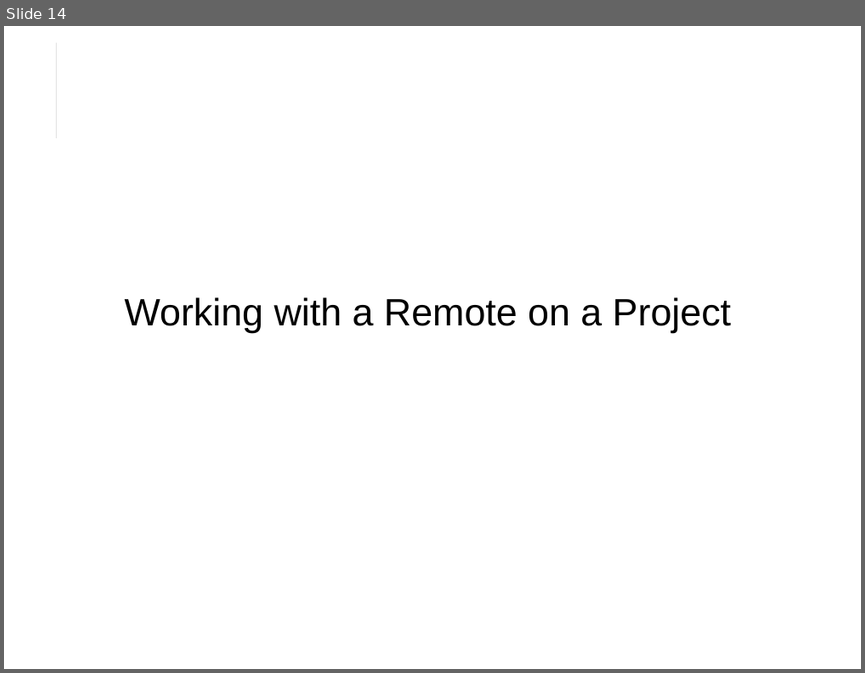
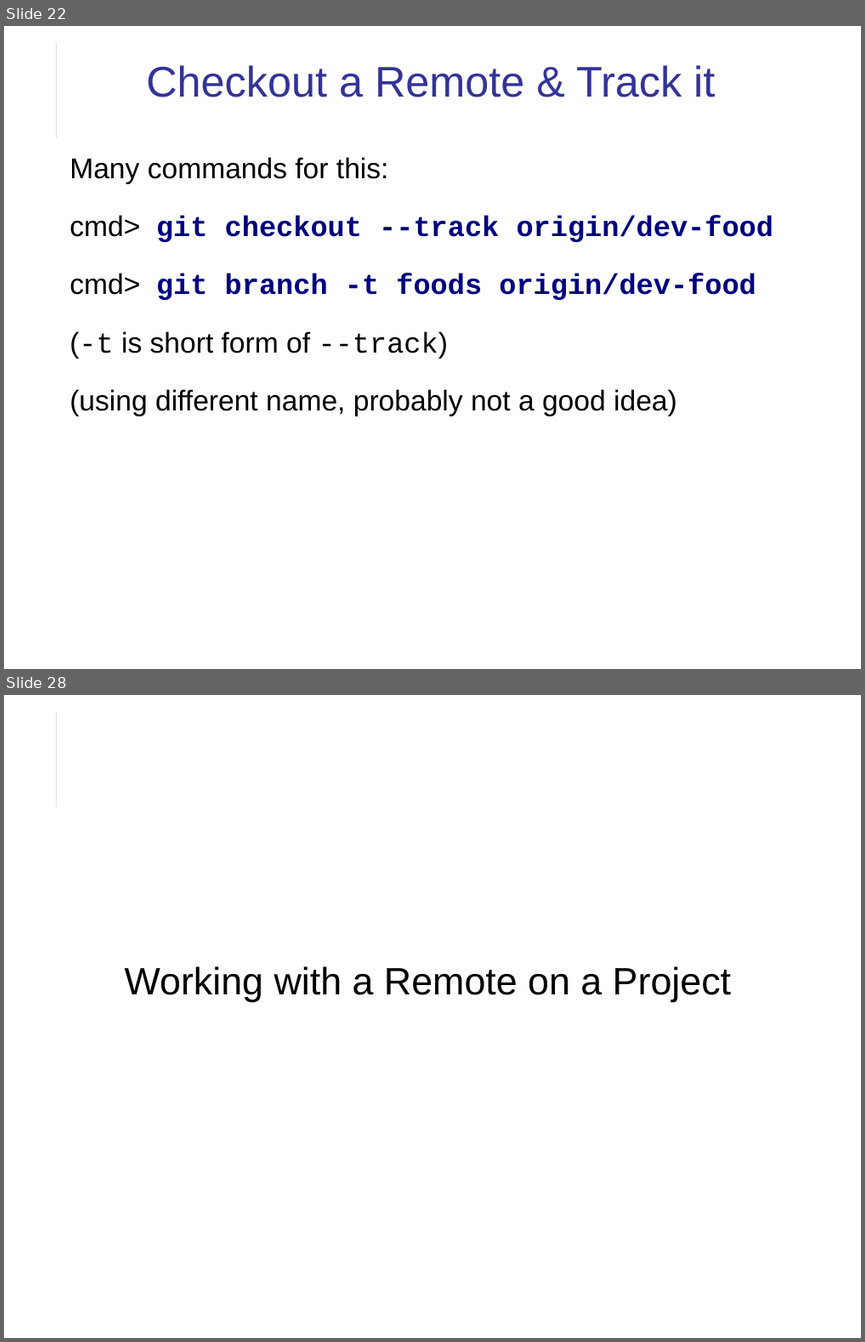
Before and after one commit to cpske/ISP, a slide deck: git/Git-Remotes.odp. Shown one above the other, each under a label of ours: slide 14 before the commit, slides 22 and 28 after it; the slides between them are not shown. The pictures are 865x673 and 865x1342 pixels, drawn with LibreOffice and Linux fonts; fonts in the diff are those of the drawing. Boxes give left, top, right and bottom in pixels: in the first picture for what was removed or moved away, otherwise in the second. Text is boxed around its words. In the diff, an @@ line names an element or a change of style, - is before the commit and + after.

Commit message:
add git remotes assignment

```diff
--- a/git/Git-Remotes.odp
+++ b/git/Git-Remotes.odp
@@ slide 22 added at [4,26,861,669], background #FFFFFF; not listed: 2 template elements that a slide beside it also shows @@
@@ title added at [146,65,715,97], 36 pt, text #333399 @@
+Checkout a Remote & Track it
@@ text added at [69,157,774,416], 24 pt, text #000000 @@
+Many commands for this:
+cmd> git checkout --track origin/dev-food
+cmd> git branch -t foods origin/dev-food
+(-t is short form of --track)
+(using different name, probably not a good idea)
@@ what was slide 14 is now slide 28 @@
```
Also in this commit, not shown: 8 slides changed, 13 other slides added, 9 other files.
